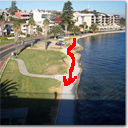
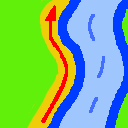
The second 128 x 128 image is a revision of the first. Changes to its layers:
added layer "圖層 3" above "圖層 7" over <box>41,5,68,123</box>
added layer "圖層 2" above "圖層 6" over <box>47,0,128,128</box>
added layer "圖層 6" above "圖層 8" over <box>59,0,124,128</box>
added layer "圖層 4 拷貝" above "圖層 5" over <box>0,0,78,128</box>
added layer "圖層 5" above "圖層 1" over <box>0,0,128,128</box>
hid "圖層 1" over <box>0,0,128,128</box>
